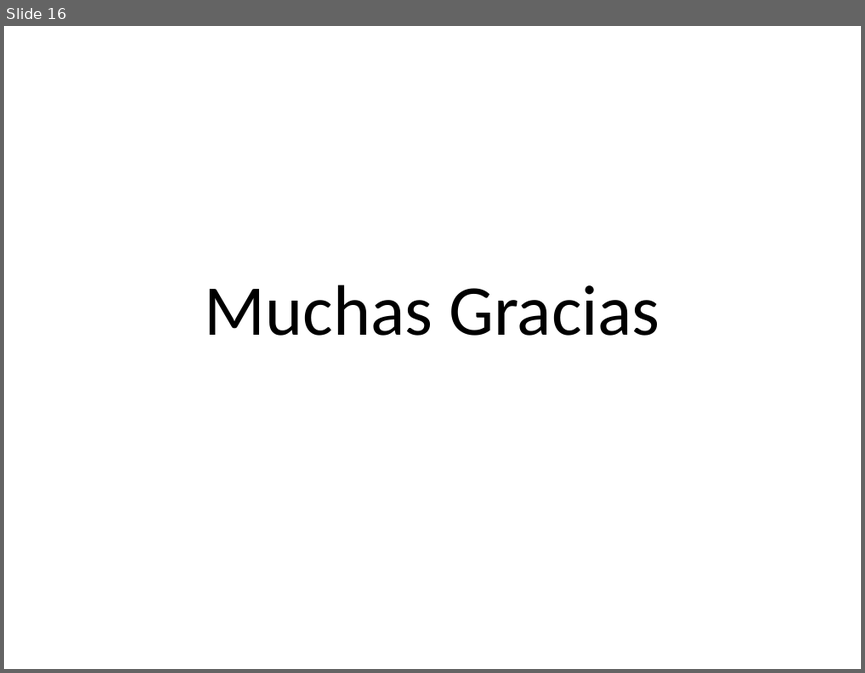
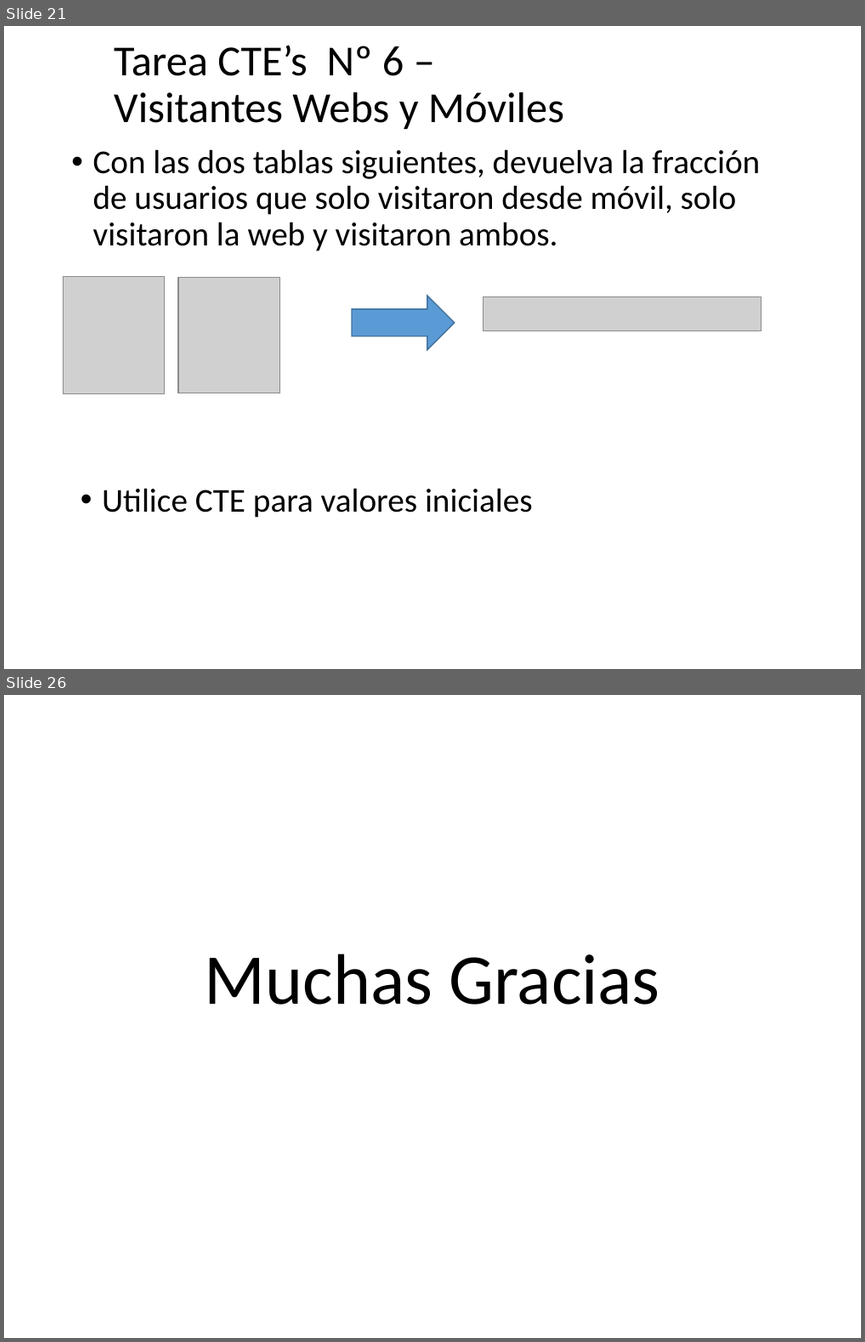
Before and after one commit to debsdaniel/expertodba2021, a slide deck: Presentaciones/Semana 7 - CTE.pptx. Shown one above the other, each under a label of ours: slide 16 before the commit, slides 21 and 26 after it; the slides between them are not shown. The pictures are 865x673 and 865x1342 pixels, drawn with LibreOffice and Linux fonts; fonts in the diff are those of the drawing; grey boxes stand for pictures; background and template pictures are left out. Boxes give left, top, right and bottom in pixels: in the first picture for what was removed or moved away, otherwise in the second. Text is boxed around its words. In the diff, an @@ line names an element or a change of style, - is before the commit and + after.

```diff
--- a/Presentaciones/Semana 7 - CTE.pptx
+++ b/Presentaciones/Semana 7 - CTE.pptx
@@ slide 21 added at [4, 26, 861, 669], background picture (left out) @@
@@ title added at [114, 45, 564, 129], 36 pt, text #000000 @@
+Tarea CTE’s Nº 6 –
+Visitantes Webs y Móviles
@@ text added at [93, 149, 760, 251], 28 pt, text #000000 @@
+• Con las dos tablas siguientes, devuelva la fracción de usuarios que solo visitaron desde móvil, solo visitaron la web y visitaron ambos.
@@ picture added at [64, 276, 166, 394] @@
@@ picture added at [178, 277, 280, 392] @@
@@ right arrow added at [352, 295, 454, 349], fill #5B9BD5, outline #43739E 1 pt @@
@@ picture added at [483, 297, 760, 331] @@
@@ text added at [102, 488, 533, 517], 28 pt, text #000000 @@
+• Utilice CTE para valores iniciales
@@ what was slide 16 is now slide 26 @@
```
Also in this commit, not shown: 9 other slides added.
